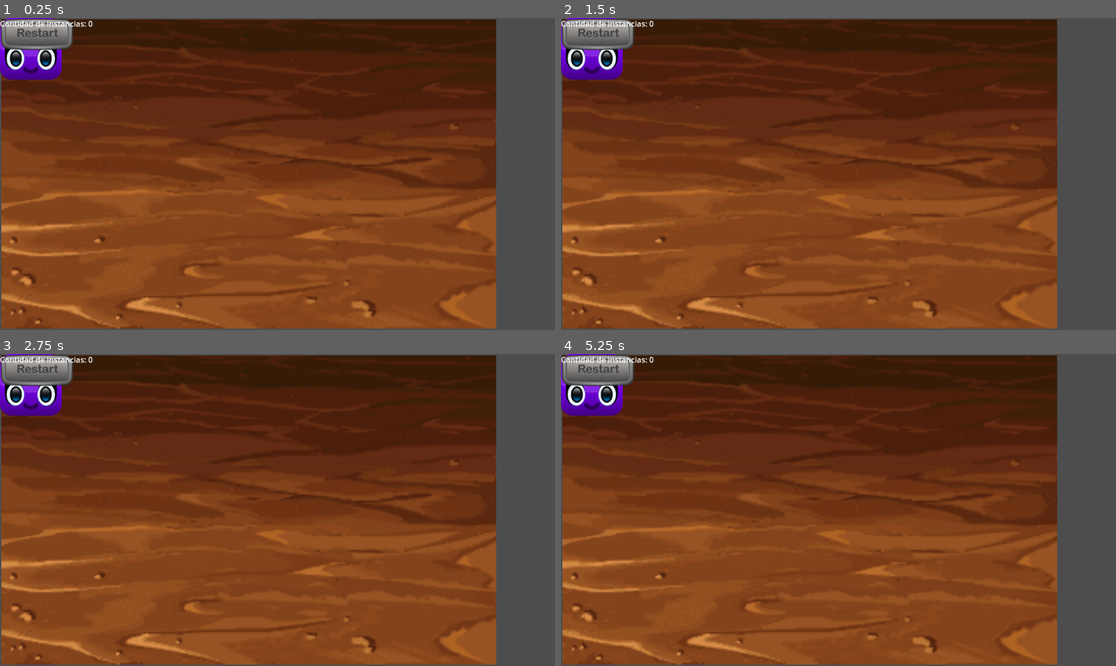
Above: before the commit, frames 1-4 (two rows, left to right).
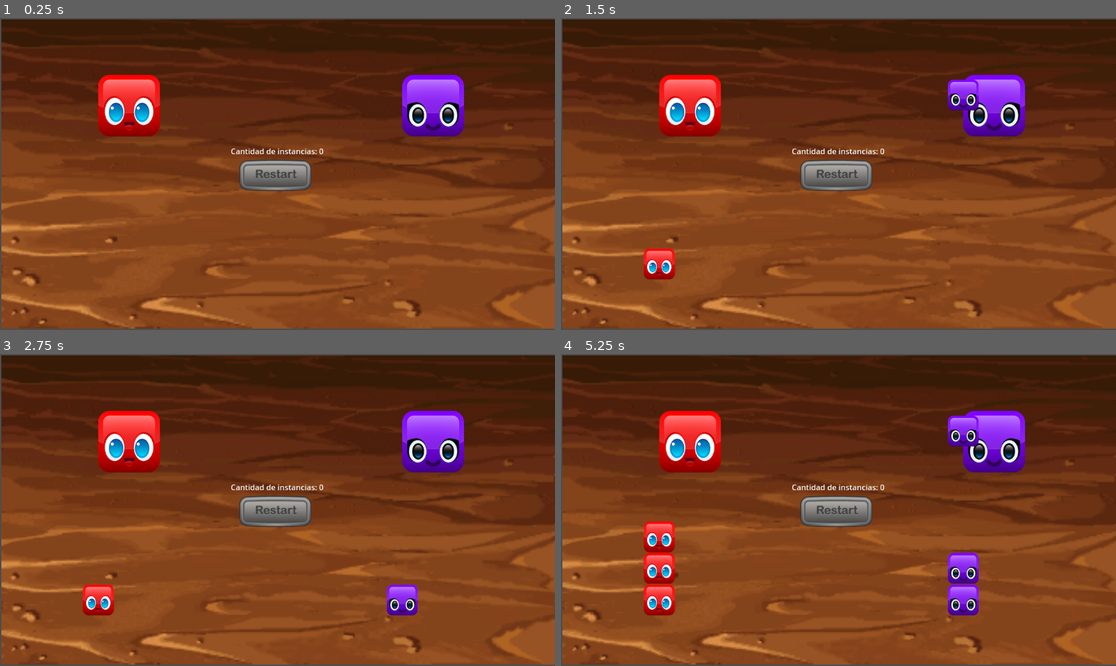
Above: after the commit, the same moments.

Repository: BlumieArt/ejercicio_senales
Game: Godot game, scene res://scenes/Menu/Menu.tscn
Two runs of this game, one before a commit and one after it. Both use one fixed random seed, a clock stepped at 60 frames per second and the inputs below.
Inputs (mouse positions are in pixels of both pictures, inside the frame that each line leads up to; where the layout moved, square brackets give the same spot in the first picture):
- Up to frame 1 (0.25 s): no input
- Up to frame 2 (1.5 s): click (688, 105) [594, 49] at 0.5 s; click (993, 105) [594, 49] at 1.25 s
- Up to frame 3 (2.75 s): click (277, 510) [38, 369] at 2 s
- Up to frame 4 (5.25 s): click (688, 441) [594, 385] at 2.75 s; click (993, 441) [594, 385] at 3.5 s; click (688, 441) [594, 385] at 4.25 s; click (993, 441) [594, 385] at 5 s

The runs differ from the first frame. In frame 1, 23% of the frame differs, in the area x 0-100%, y 0-100%; in frame 2, 24%; in frame 3, 24%; in frame 4, 26%.

Commit message:
Creada la función generate_block
PD: Tuve que acomodar los elementos de la escena Menu porque estaban todos en el origen. Los acomode para que se vean en mi pantalla lo más fiel al ejercicio posible, espero se vean en las otras bien.

Diff:
--- a/scenes/Buttons/RedGenerator/RedGenerator.gd
+++ b/scenes/Buttons/RedGenerator/RedGenerator.gd
@@ -1,6 +1,6 @@
 extends TextureButton
 
-
+var blockRed = preload("res://scenes/Blocks/Red/BlockRed.tscn")
 
 func _ready():
 	pass
@@ -12,4 +12,10 @@
 
 
 func _on_button_down():
+	generate_block()
 	pass
+
+func generate_block():
+	var blockRedInstance = blockRed.instantiate()
+	add_child(blockRedInstance)
+	pass
--- a/scenes/Buttons/VioletGenerator/VioletGenerator.gd
+++ b/scenes/Buttons/VioletGenerator/VioletGenerator.gd
@@ -1,6 +1,6 @@
 extends TextureButton
 
-
+var blockViolet = preload("res://scenes/Blocks/Violet/BlockViolet.tscn")
 
 func _ready():
 	pass
@@ -12,4 +12,10 @@
 
 
 func _on_button_down():
+	generate_block()
 	pass
+
+func generate_block():
+	var blockVioletInstance = blockViolet.instantiate()
+	add_child(blockVioletInstance)
+	pass
--- a/scenes/Menu/Menu.tscn
+++ b/scenes/Menu/Menu.tscn
@@ -1,53 +1,53 @@
-[gd_scene load_steps=7 format=2]
+[gd_scene load_steps=7 format=3 uid="uid://dp87vywdj74a2"]
 
-[ext_resource path="res://assets/background.png" type="Texture" id=1]
-[ext_resource path="res://scenes/Buttons/VioletGenerator/VioletGenerator.tscn" type="PackedScene" id=2]
-[ext_resource path="res://scenes/Buttons/RedGenerator/RedGenerator.tscn" type="PackedScene" id=3]
-[ext_resource path="res://scenes/Buttons/Reset/Reset.tscn" type="PackedScene" id=4]
-[ext_resource path="res://scenes/Menu/Menu.gd" type="Script" id=5]
+[ext_resource type="Texture2D" uid="uid://dgcw0vs3drey1" path="res://assets/background.png" id="1"]
+[ext_resource type="PackedScene" uid="uid://ns04fyb78s05" path="res://scenes/Buttons/VioletGenerator/VioletGenerator.tscn" id="2"]
+[ext_resource type="PackedScene" uid="uid://nwbl03ueqyor" path="res://scenes/Buttons/RedGenerator/RedGenerator.tscn" id="3"]
+[ext_resource type="PackedScene" path="res://scenes/Buttons/Reset/Reset.tscn" id="4"]
+[ext_resource type="Script" path="res://scenes/Menu/Menu.gd" id="5"]
 
-[sub_resource type="RectangleShape2D" id=1]
-extents = Vector2( 759.99, 33.6962 )
+[sub_resource type="RectangleShape2D" id="1"]
+size = Vector2(1519.98, 67.3924)
 
 [node name="Menu" type="Node2D"]
-script = ExtResource( 5 )
+script = ExtResource("5")
 
-[node name="Background" type="Sprite" parent="."]
-position = Vector2( 516.671, 323.633 )
-scale = Vector2( 3.2109, 3.2109 )
-texture = ExtResource( 1 )
+[node name="Background" type="Sprite2D" parent="."]
+position = Vector2(577.964, 323.633)
+scale = Vector2(3.59398, 3.2109)
+texture = ExtResource("1")
 
-[node name="RedGenerator" parent="." instance=ExtResource( 3 )]
-margin_left = 102.116
-margin_top = 72.2393
-margin_right = 230.116
-margin_bottom = 200.239
+[node name="RedGenerator" parent="." instance=ExtResource("3")]
+offset_left = 204.0
+offset_top = 118.0
+offset_right = 332.0
+offset_bottom = 246.0
 
-[node name="VioletGenerator" parent="." instance=ExtResource( 2 )]
-margin_left = 772.557
-margin_top = 67.459
-margin_right = 900.557
-margin_bottom = 195.459
+[node name="VioletGenerator" parent="." instance=ExtResource("2")]
+offset_left = 835.0
+offset_top = 118.0
+offset_right = 963.0
+offset_bottom = 246.0
 
-[node name="Reset" parent="." instance=ExtResource( 4 )]
-margin_left = 430.229
-margin_top = 246.187
-margin_right = 582.229
-margin_bottom = 313.187
+[node name="Reset" parent="." instance=ExtResource("4")]
+offset_left = 495.0
+offset_top = 293.0
+offset_right = 647.0
+offset_bottom = 360.0
+size_flags_horizontal = 4
+size_flags_vertical = 4
 
 [node name="Floor" type="StaticBody2D" parent="."]
-position = Vector2( 513.885, 577.225 )
+position = Vector2(513.885, 577.225)
 
 [node name="Collision" type="CollisionShape2D" parent="Floor"]
-shape = SubResource( 1 )
+shape = SubResource("1")
 
 [node name="CountLabel" type="Label" parent="."]
-margin_left = 427.84
-margin_top = 215.115
-margin_right = 628.84
-margin_bottom = 246.115
+offset_left = 479.0
+offset_top = 265.0
+offset_right = 659.0
+offset_bottom = 291.0
+size_flags_horizontal = 4
 text = "Cantidad de Instancias:
 "
-__meta__ = {
-"_edit_use_anchors_": false
-}
